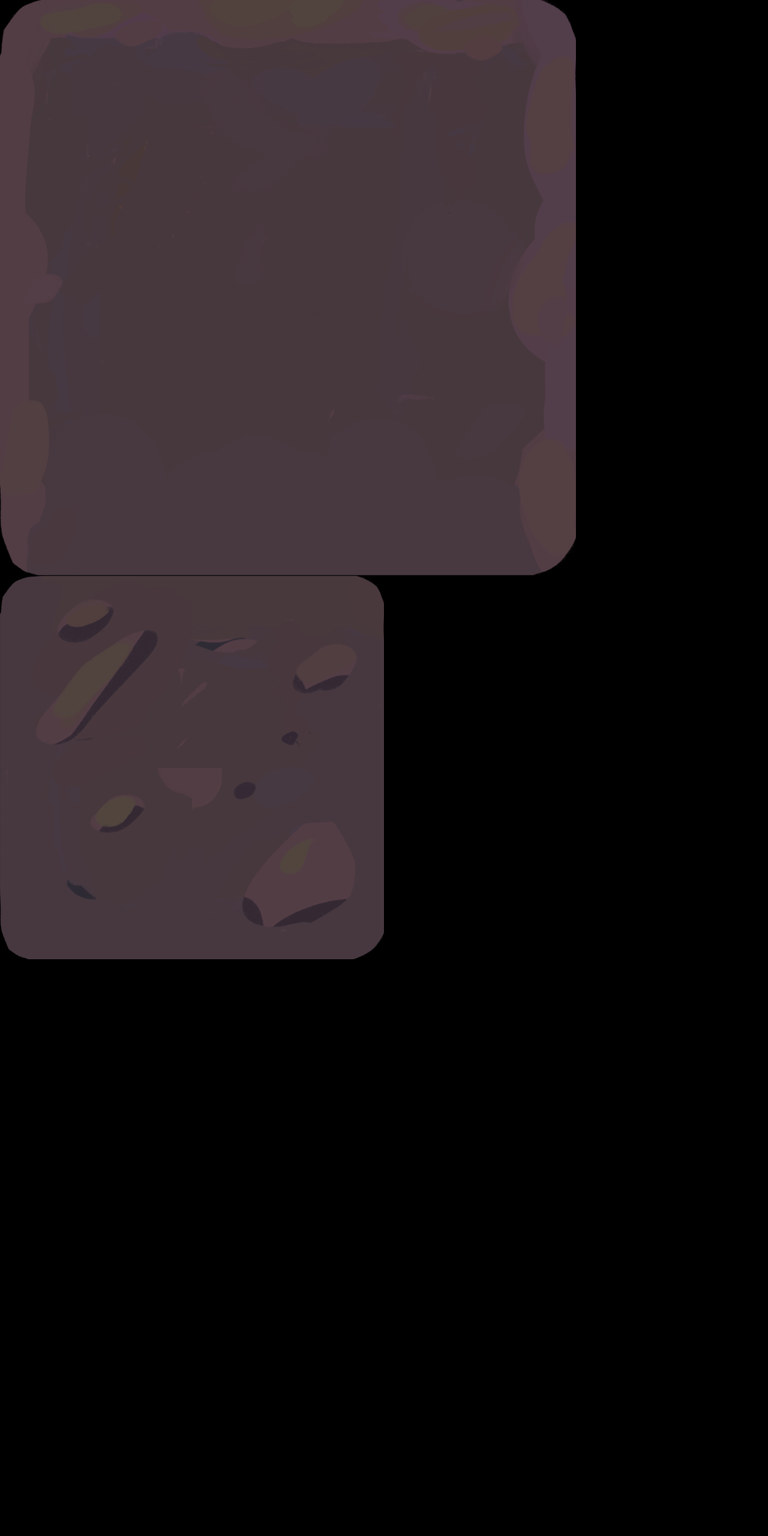
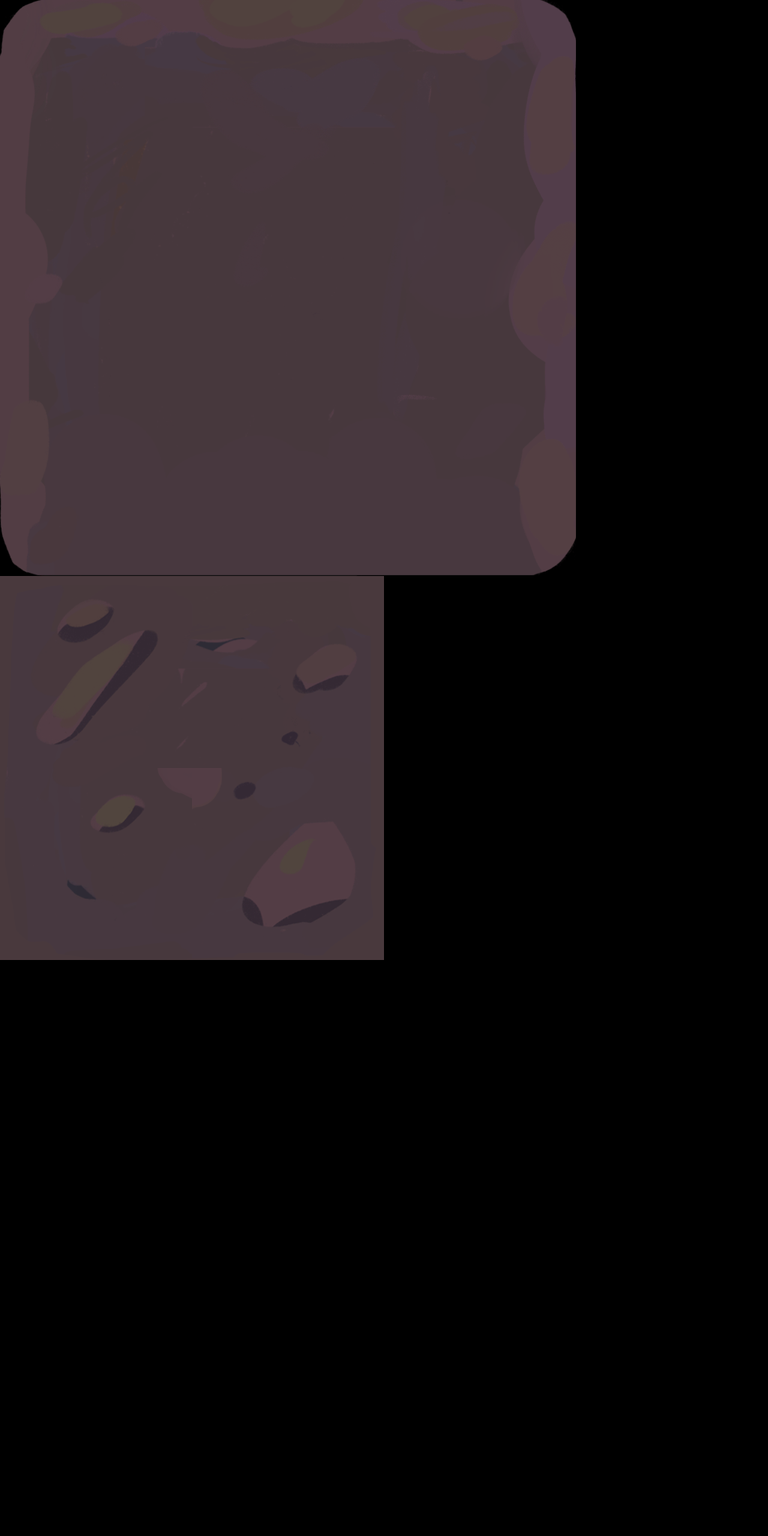
Comparing the layer stacks of the two 768 × 1536 images. Changes:
painted on "Layer 3" over 0, 575, 384, 960
